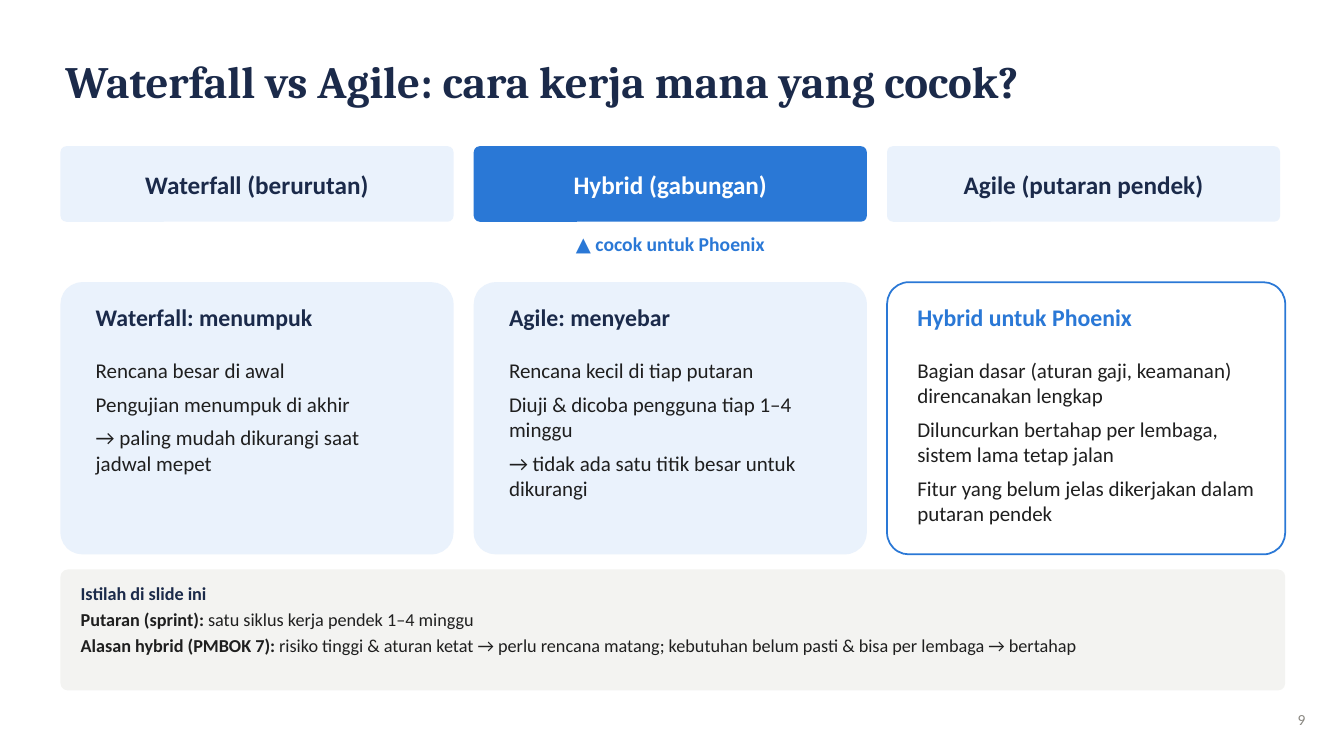
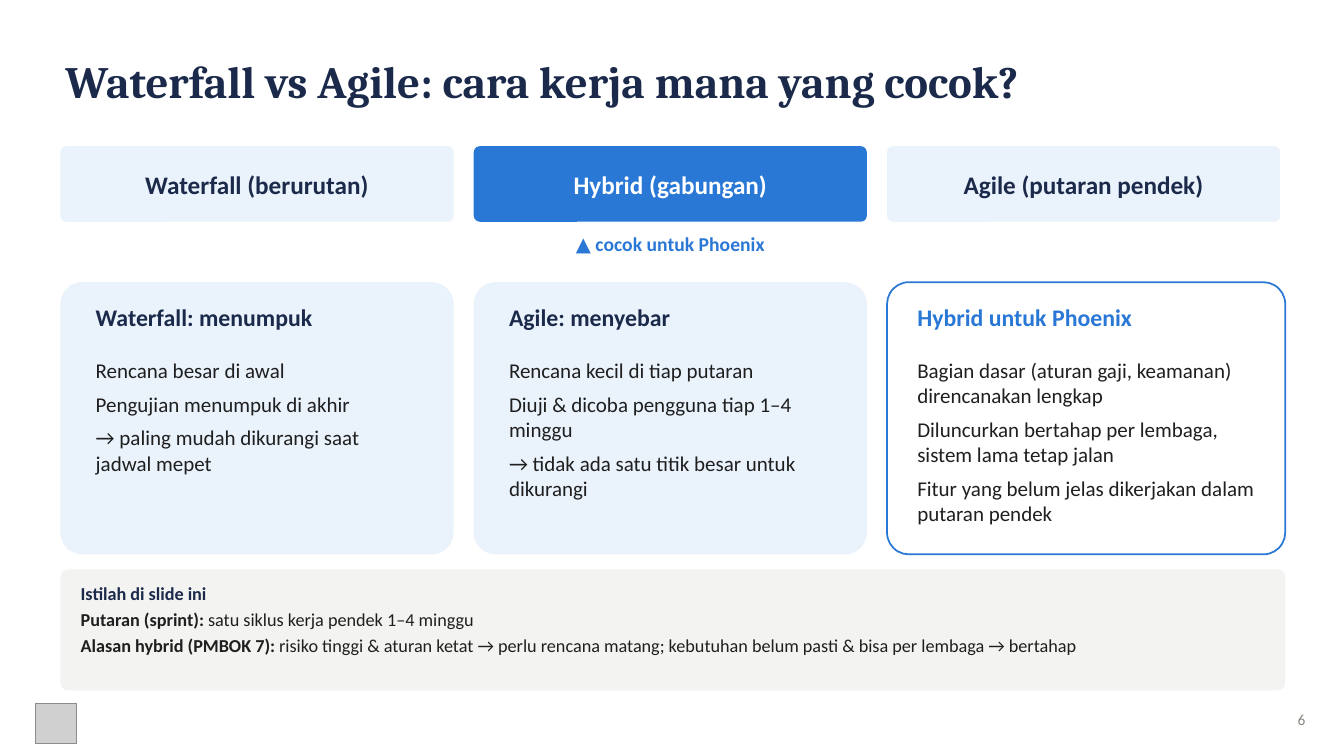
Before and after one commit to mingkimingki/it-proj-manag, a slide deck: slide 6 of tugas1/hasil/Tugas1_DistribusiEffort_Phoenix_Slide.pptx (slide 9 before the commit). Drawn at 1344x756 pixels with LibreOffice and Linux fonts; fonts in the diff are those of the drawing; grey boxes stand for pictures. Boxes give left, top, right and bottom in pixels: in the first picture for what was removed or moved away, otherwise in the second. Text is boxed around its words. In the diff, an @@ line names an element or a change of style, - is before the commit and + after.

```diff
--- a/tugas1/hasil/Tugas1_DistribusiEffort_Phoenix_Slide.pptx
+++ b/tugas1/hasil/Tugas1_DistribusiEffort_Phoenix_Slide.pptx
@@ picture added at <box>35,704,77,744</box> @@
@@ text at <box>1298,714,1306,725</box>: text changed @@
-9
+6
```
Also in this commit, not shown: 4 other slides changed, 4 slides added, 8 slides removed, 10 other files.
